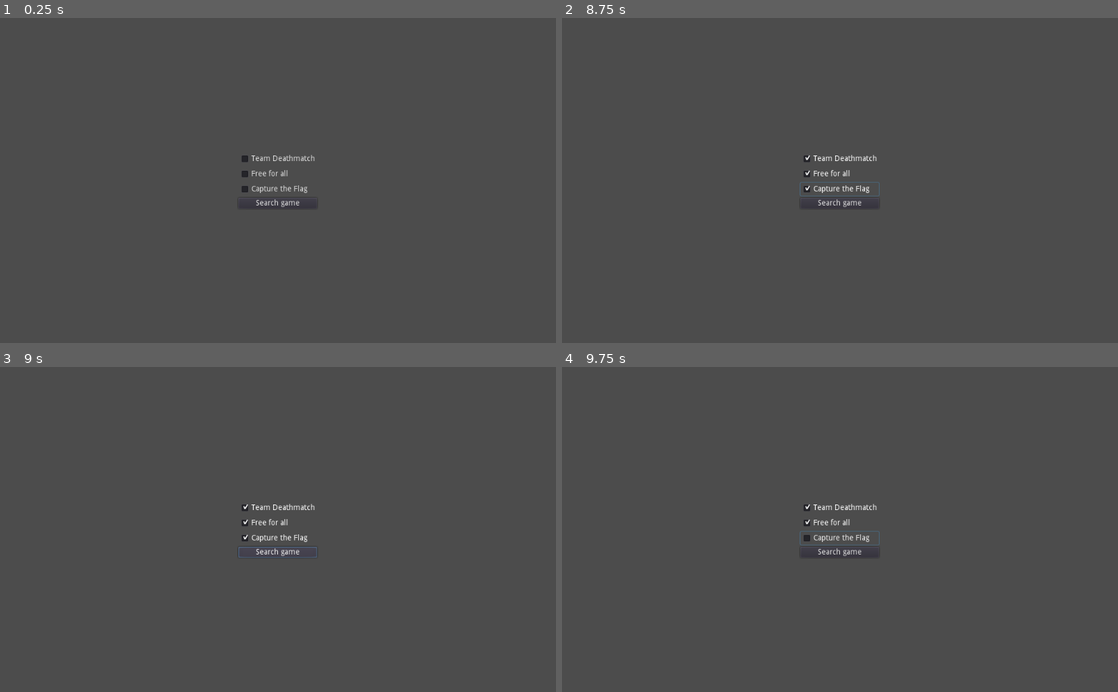
Above: before the commit, frames 1-4 (two rows, left to right).
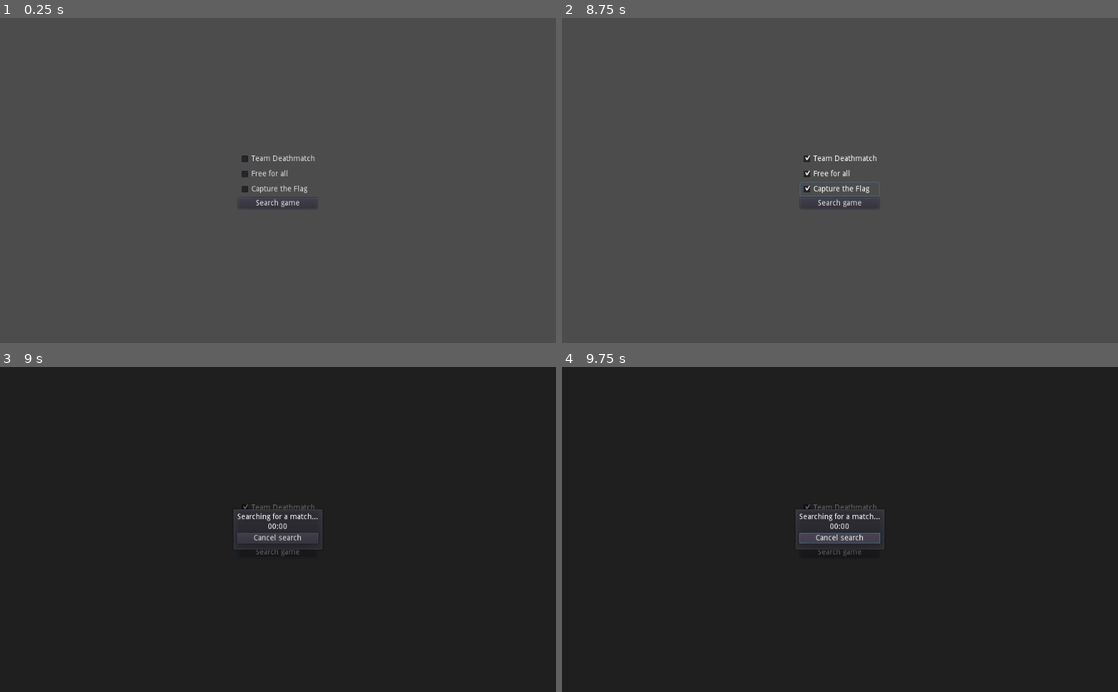
Above: after the commit, the same moments.

Repository: NoFr1ends/Spacy2
Game: Godot game, scene res://Scenes/SearchMatch.tscn
Two runs of this game, one before a commit and one after it. Both use one fixed random seed, a clock stepped at 60 frames per second and the inputs below. The project has no main scene, so this scene is started directly.
Inputs (mouse positions are in pixels of both pictures, inside the frame that each line leads up to):
- Up to frame 1 (0.25 s): no input
- Up to frame 2 (8.75 s): click "Search game" at 0.5 s; click "Team Deathmatch" at 1.25 s; click "Free for all" at 2 s; click "Capture the Flag" at 2.75 s; click "Team Deathmatch" at 3.5 s; click "Free for all" at 4.25 s; click "Capture the Flag" at 5 s; click "Search game" at 5.75 s; click "Team Deathmatch" at 6.5 s; click "Free for all" at 7.25 s; click "Capture the Flag" at 8 s
- Up to frame 3 (9 s): click "Search game" at 8.75 s
- Up to frame 4 (9.75 s): click (840, 539) at 9.5 s, where only the run after the commit has a clickable "Cancel search"

Frames 1-2 are identical in both runs. In frame 3, 99% of the frame differs, in the area x 0-100%, y 0-100%; in frame 4, 99%.

Commit message:
Client: Implement visualization of searching for a match

Diff:
--- a/client/Scenes/SearchMatch.gd
+++ b/client/Scenes/SearchMatch.gd
@@ -3,6 +3,32 @@
 onready var mode_tdm: CheckBox = $C/V/TDM
 onready var mode_ffa: CheckBox = $C/V/FFA
 onready var mode_ctf: CheckBox = $C/V/CTF
+
+onready var dialog: PopupDialog = $SearchDialog
+onready var time_searching: Label = $SearchDialog/M/V/TimeSearching
+onready var fadeout: ColorRect = $UIFadeout
+
+var searching: bool = false
+var time_start: int = 0
+
+func _ready():
+	Matchmaking.connect("match_found", self, "_on_match_found")
+
+func _process(delta):
+	if searching:
+		var elapsed = OS.get_unix_time() - time_start
+		var seconds = elapsed % 60
+		var minutes = elapsed / 60
+
+		var ss = str(seconds)
+		var sm = str(minutes)
+
+		if ss.length() < 2:
+			ss = "0" + ss
+		if sm.length() < 2:
+			sm = "0" + sm
+
+		time_searching.text = sm + ":" + ss
 
 func _on_Search_pressed():
 	var modes = []
@@ -16,6 +42,19 @@
 	if modes.empty():
 		return
 
+	fadeout.visible = true
+	time_searching.text = "00:00"
+	dialog.show()
+
 	var result = yield(Matchmaking.search_match(modes), "completed")
 	if not result:
 		printerr("Search for match failed!")
+		return
+
+	searching = true
+	time_start = OS.get_unix_time()
+
+func _on_match_found(address: String):
+	fadeout.visible = false
+	dialog.hide()
+	searching = false
--- a/client/Scenes/SearchMatch.tscn
+++ b/client/Scenes/SearchMatch.tscn
@@ -46,4 +46,63 @@
 margin_bottom = 104.0
 text = "Search game"
 
+[node name="UIFadeout" type="ColorRect" parent="."]
+visible = false
+anchor_right = 1.0
+anchor_bottom = 1.0
+color = Color( 0, 0, 0, 0.588235 )
+__meta__ = {
+"_edit_use_anchors_": false
+}
+
+[node name="SearchDialog" type="PopupDialog" parent="."]
+anchor_left = 0.5
+anchor_top = 0.5
+anchor_right = 0.5
+anchor_bottom = 0.5
+margin_left = -85.0
+margin_top = -40.0
+margin_right = 85.0
+margin_bottom = 40.0
+rect_min_size = Vector2( 170, 80 )
+popup_exclusive = true
+__meta__ = {
+"_edit_use_anchors_": false
+}
+
+[node name="M" type="MarginContainer" parent="SearchDialog"]
+margin_right = 40.0
+margin_bottom = 40.0
+custom_constants/margin_right = 10
+custom_constants/margin_top = 10
+custom_constants/margin_left = 10
+custom_constants/margin_bottom = 10
+__meta__ = {
+"_edit_use_anchors_": false
+}
+
+[node name="V" type="VBoxContainer" parent="SearchDialog/M"]
+margin_left = 10.0
+margin_top = 10.0
+margin_right = 159.0
+margin_bottom = 66.0
+
+[node name="Label" type="Label" parent="SearchDialog/M/V"]
+margin_right = 149.0
+margin_bottom = 14.0
+text = "Searching for a match..."
+
+[node name="TimeSearching" type="Label" parent="SearchDialog/M/V"]
+margin_top = 18.0
+margin_right = 149.0
+margin_bottom = 32.0
+text = "00:00"
+align = 1
+
+[node name="Cancel" type="Button" parent="SearchDialog/M/V"]
+margin_top = 36.0
+margin_right = 149.0
+margin_bottom = 56.0
+text = "Cancel search"
+
 [connection signal="pressed" from="C/V/Search" to="." method="_on_Search_pressed"]
--- a/client/Singletons/Matchmaking.gd
+++ b/client/Singletons/Matchmaking.gd
@@ -5,7 +5,7 @@
 var ticket_id = ""
 var assignment_timer = Timer.new()
 
-signal match_found(address, port)
+signal match_found(address)
 
 func _ready():
 	add_child(assignment_timer)
@@ -43,6 +43,8 @@
 	# Start assignment clock
 	assignment_timer.start(1)
 
+	return true
+
 func cancel_search():
 	if not is_searching:
 		return
@@ -63,3 +65,15 @@
 	if result[1] != 200:
 		printerr("Failed to check ticket status: ", result[3].get_string_from_utf8())
 		return # todo what to do? cancel the search? ignore and retry count?
+
+	var json = JSON.parse(result[3].get_string_from_utf8())
+	if json.error != OK:
+		printerr("Failed to parse response from matchmaking server: ", json.error_string)
+		return
+
+	var ticket = json.result
+	if "assignment" in ticket:
+		# We got a match!
+		emit_signal("match_found", ticket.assignment.connection)
+		is_searching = false
+		assignment_timer.stop()
